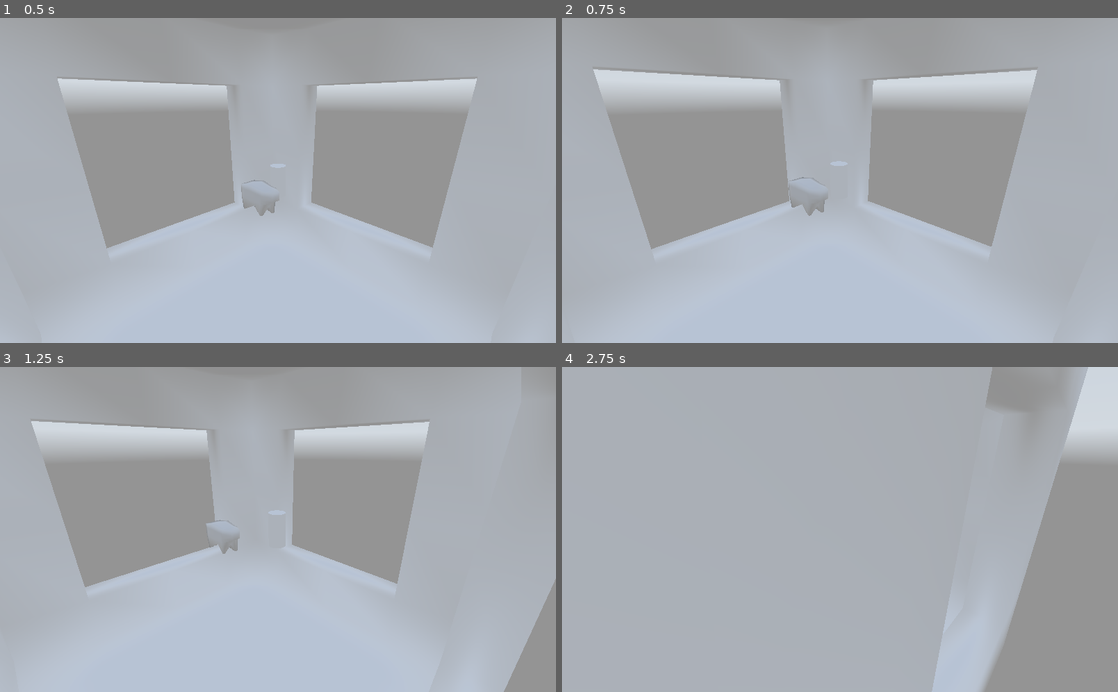
Above: before the commit, frames 1-4 (two rows, left to right).
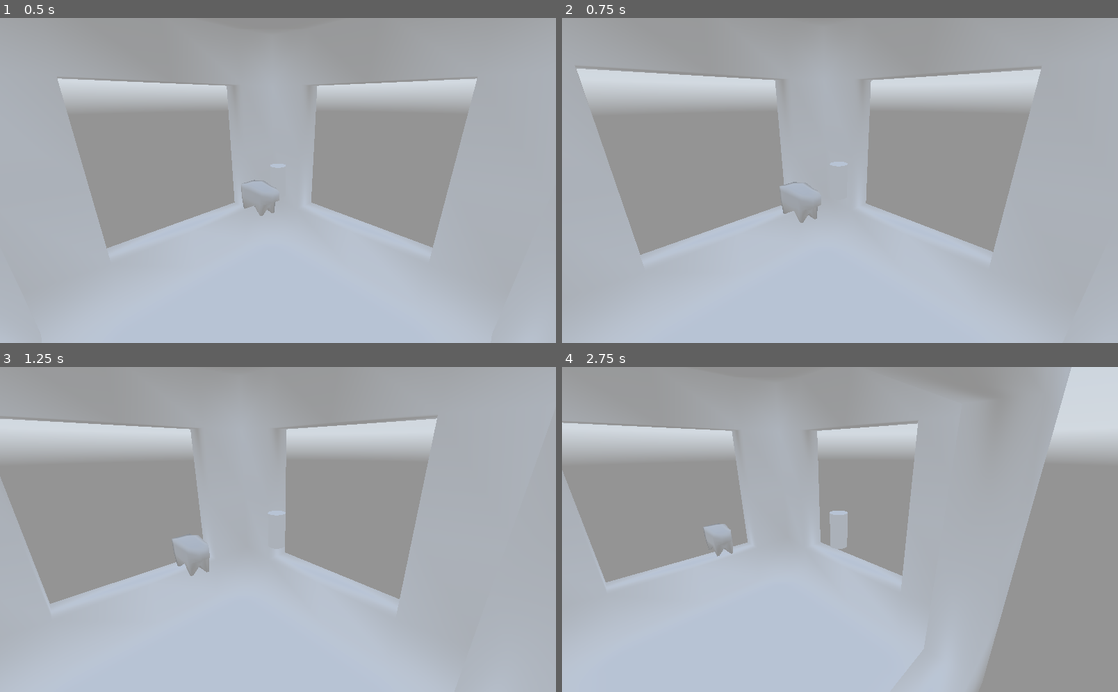
Above: after the commit, the same moments.

Repository: TheHyperMagi/Shepherd
Game: Godot game, scene res://Scenes/Field.tscn
The game is run twice, just before and just after one commit, with the same random seed, the same clock (stepped at 60 frames per second) and the same inputs. A sky picture missing from this copy of the repository is replaced by a grey-blue gradient.
Inputs (mouse positions are in pixels of both pictures, inside the frame that each line leads up to):
- Up to frame 1 (0.5 s): no input
- Up to frame 2 (0.75 s): tap Enter at 0.5 s; move the mouse to (962, 164) at 0.52 s; hold D (move_right) from 0.53 s (still down); tap Mouse wheel up (zoom_in) at 0.6 s
- Up to frame 3 (1.25 s): keep holding D (move_right)
- Up to frame 4 (2.75 s): move the mouse to (728, 545) at 1.27 s; release D (move_right) at 1.28 s; hold S (move_backwards) 1.28-2.03 s; tap Mouse wheel down (zoom_out) at 1.35 s; move the mouse to (895, 458) at 2.02 s; hold D (move_right) from 2.03 s (still down); tap Mouse wheel up (zoom_in) at 2.1 s

Frame 1 is identical in both runs. In frame 2, 2.7% of the frame differs, in the area x 2-87%, y 14-73%; in frame 3, 9.2%; in frame 4, 42%, in the area x 0-95%, y 0-100%.

Commit message:
Fixed shepherd input to camera angle

Diff:
--- a/Shepherd/Scripts/Shepherd.gd
+++ b/Shepherd/Scripts/Shepherd.gd
@@ -2,7 +2,9 @@
 
 onready var mesh = $MeshInstance
 onready var detection = $Detection
+onready var camera = get_node("../Camera")
 
+var speed = 1
 var velocity = Vector3()
 
 func _physics_process(delta):
@@ -26,7 +28,10 @@
 	if input != Vector3(0,0,0):
 		rotate_from_movement(input)
 
-	velocity = input * SPEED * delta
+	var direction = (camera.transform.basis.x * input.x + camera.transform.basis.z * input.z)
+
+	velocity.x = direction.x * SPEED * delta
+	velocity.z = direction.z * SPEED * delta
 
 	velocity = move_and_slide(velocity, Vector3.UP)
 
